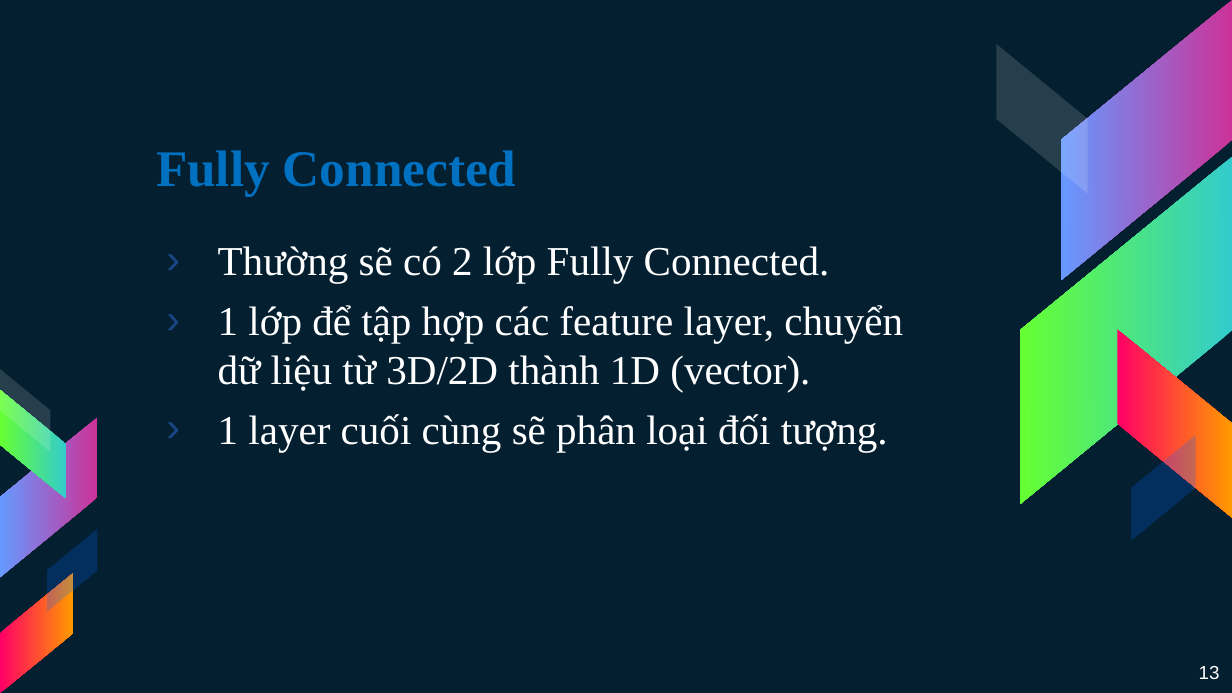
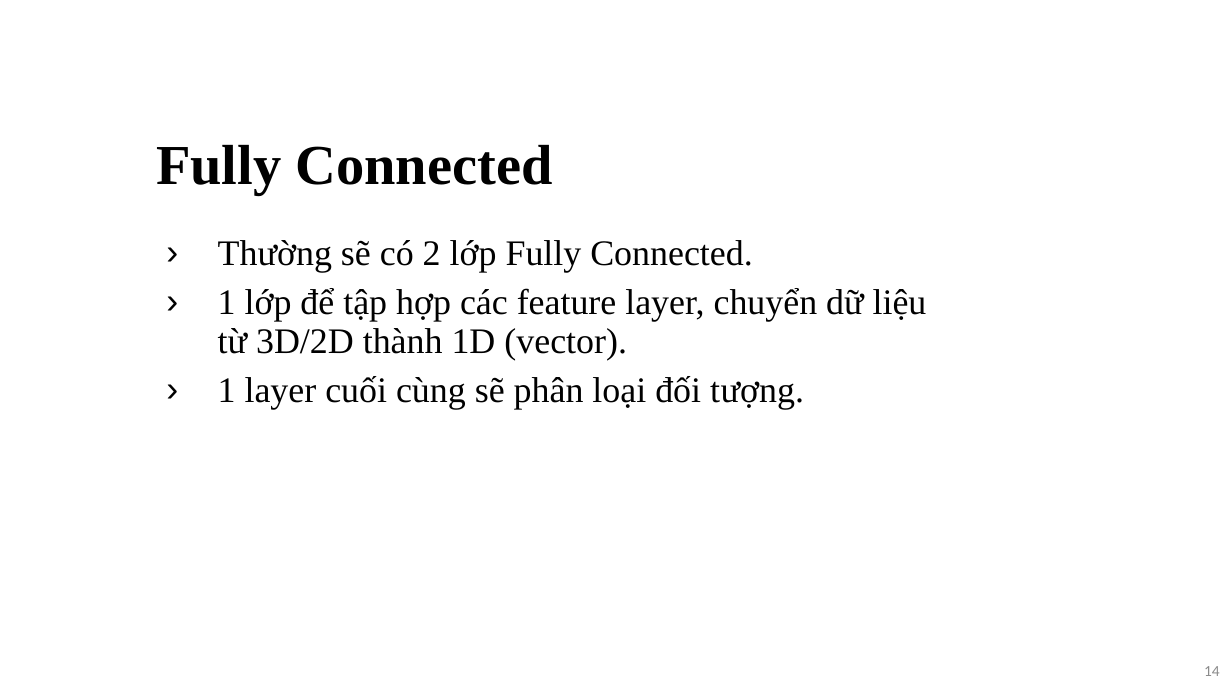
Before and after one commit to 15110383/MachineLearning, a slide deck: slide 14 of MALE.pptx (slide 13 before the commit). Drawn at 1232x693 pixels with LibreOffice and Linux fonts; fonts in the diff are those of the drawing. Boxes give left, top, right and bottom in pixels: in the first picture for what was removed or moved away, otherwise in the second. Text is boxed around its words. In the diff, an @@ line names an element or a change of style, - is before the commit and + after.

```diff
--- a/MALE.pptx
+++ b/MALE.pptx
@@ background #041F30 to #FFFFFF @@
@@ title "Fully Connected" at (156, 144, 553, 194): size 30 to 33 pt, text colour #0070C0 to #000000; line spacing 1 to 0.9 @@
@@ text "Thường sẽ có 2 lớp ..." at (218, 240, 927, 410): size 24 to 21 pt, text colour #FFFFFF to #000000; line spacing 1 to 0.9 @@
@@ group removed at (996, 0, 1232, 541): 5 parallelograms @@
@@ group removed at (0, 370, 98, 692): 5 parallelograms @@
@@ page number at (1204, 666, 1220, 676): text changed; size 11 to 9 pt; font Arial to Calibri; text colour #FFFFFF to #8C8C8C @@
-13
+14
```
Also in this commit, not shown: 11 other slides changed, 8 slides added, 6 slides removed, 1 other file.
